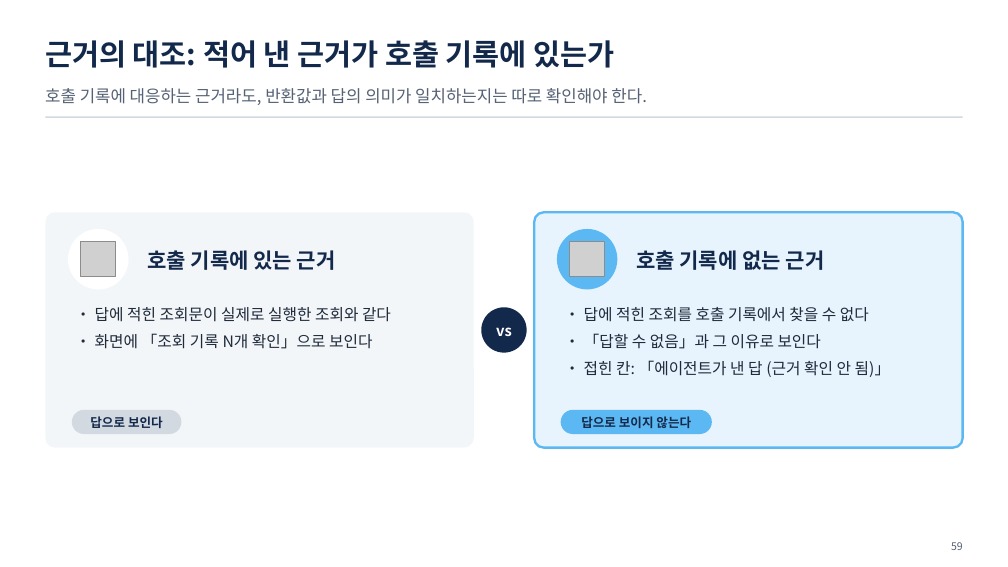
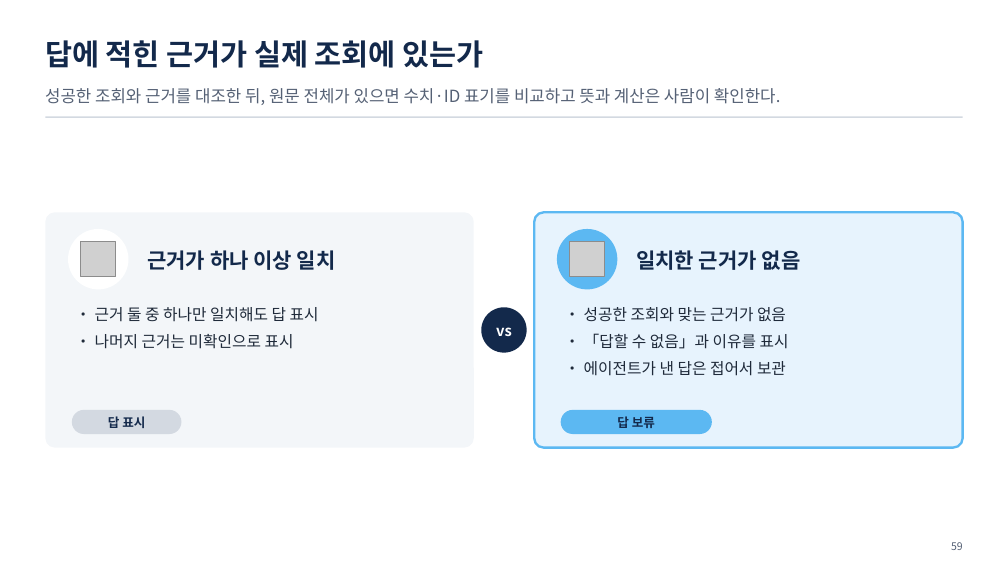
Before and after one commit to uengine-oss/hyd-iot-edu, a slide deck: slide 59 of workspace/강의제작/산출물/통합반/이론/05회차/통합반_05일차.pptx. Drawn at 1008x567 pixels with LibreOffice and Linux fonts; fonts in the diff are those of the drawing; grey boxes stand for pictures. Boxes give left, top, right and bottom in pixels: in the first picture for what was removed or moved away, otherwise in the second. Text is boxed around its words. In the diff, an @@ line names an element or a change of style, - is before the commit and + after.

Commit message:
통합반 5회차 53~60장의 구조화 출력과 실행 기록을 공식 화면·낭독과 맞춘다

```diff
--- a/workspace/강의제작/산출물/통합반/이론/05회차/통합반_05일차.pptx
+++ b/workspace/강의제작/산출물/통합반/이론/05회차/통합반_05일차.pptx
@@ text at box(45, 40, 484, 68): text changed @@
-근거의 대조: 적어 낸 근거가 호출 기록에 있는가
+답에 적힌 근거가 실제 조회에 있는가
@@ text at box(45, 88, 781, 105): text changed @@
-호출 기록에 대응하는 근거라도, 반환값과 답의 의미가 일치하는지는 따로 확인해야 한다.
+성공한 조회와 근거를 대조한 뒤, 원문 전체가 있으면 수치·ID 표기를 비교하고 뜻과 계산은 사람이 확인한다.
@@ text at box(147, 250, 336, 270): text changed @@
-호출 기록에 있는 근거
+근거가 하나 이상 일치
@@ text at box(636, 250, 801, 270): text changed @@
-호출 기록에 없는 근거
+일치한 근거가 없음
@@ text at box(95, 307, 319, 349): text changed @@
-• 답에 적힌 조회문이 실제로 실행한 조회와 같다
-• 화면에 「조회 기록 N개 확인」으로 보인다
+• 근거 둘 중 하나만 일치해도 답 표시
+• 나머지 근거는 미확인으로 표시
@@ text at box(584, 307, 789, 376): text changed @@
-• 답에 적힌 조회를 호출 기록에서 찾을 수 없다
-• 「답할 수 없음」과 그 이유로 보인다
-• 접힌 칸: 「에이전트가 낸 답 (근거 확인 안 됨)」
+• 성공한 조회와 맞는 근거가 없음
+• 「답할 수 없음」과 이유를 표시
+• 에이전트가 낸 답은 접어서 보관
@@ text at box(108, 416, 145, 428): text changed @@
-답으로 보인다
+답 표시
@@ text at box(617, 416, 655, 428): text changed @@
-답으로 보이지 않는다
+답 보류
```
Also in this commit, not shown: 7 other slides changed, 31 other files.
